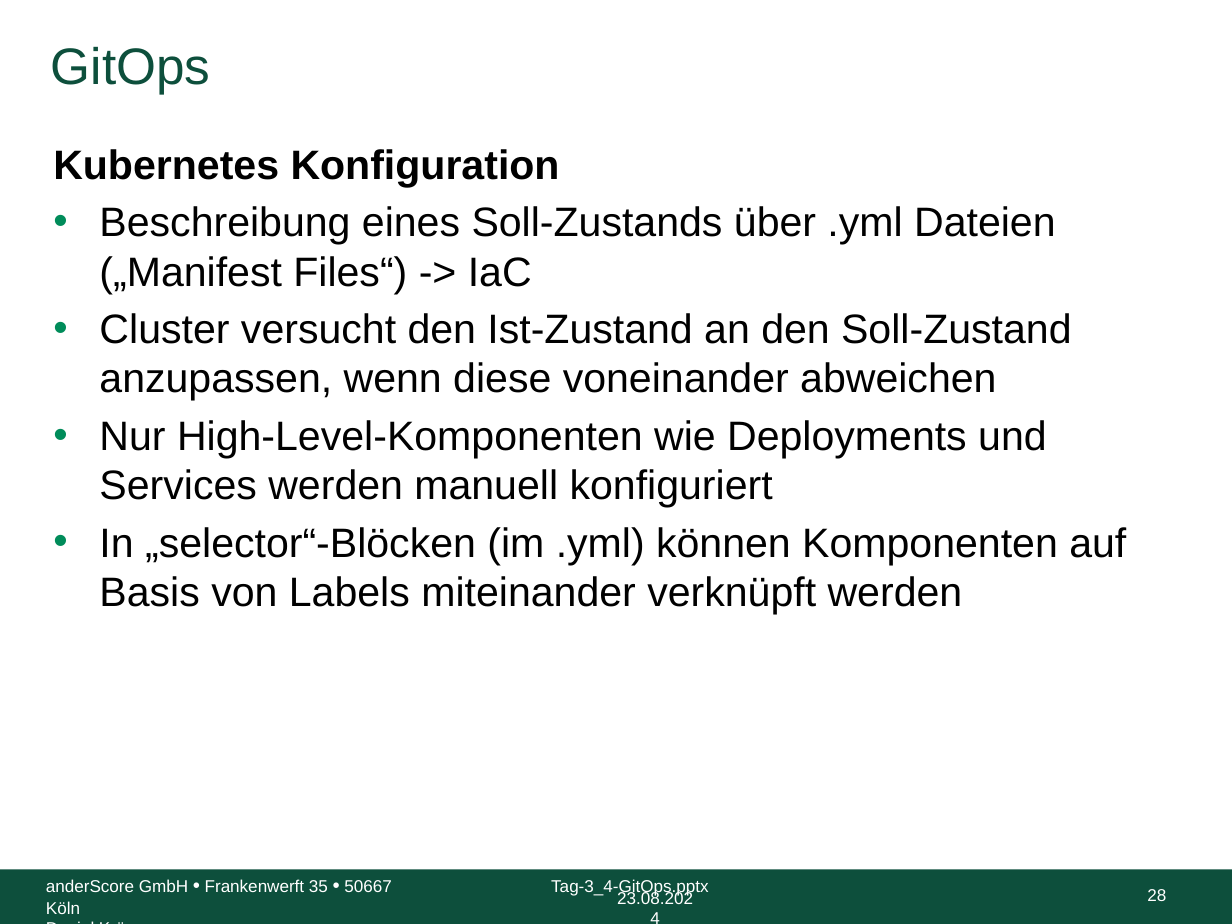
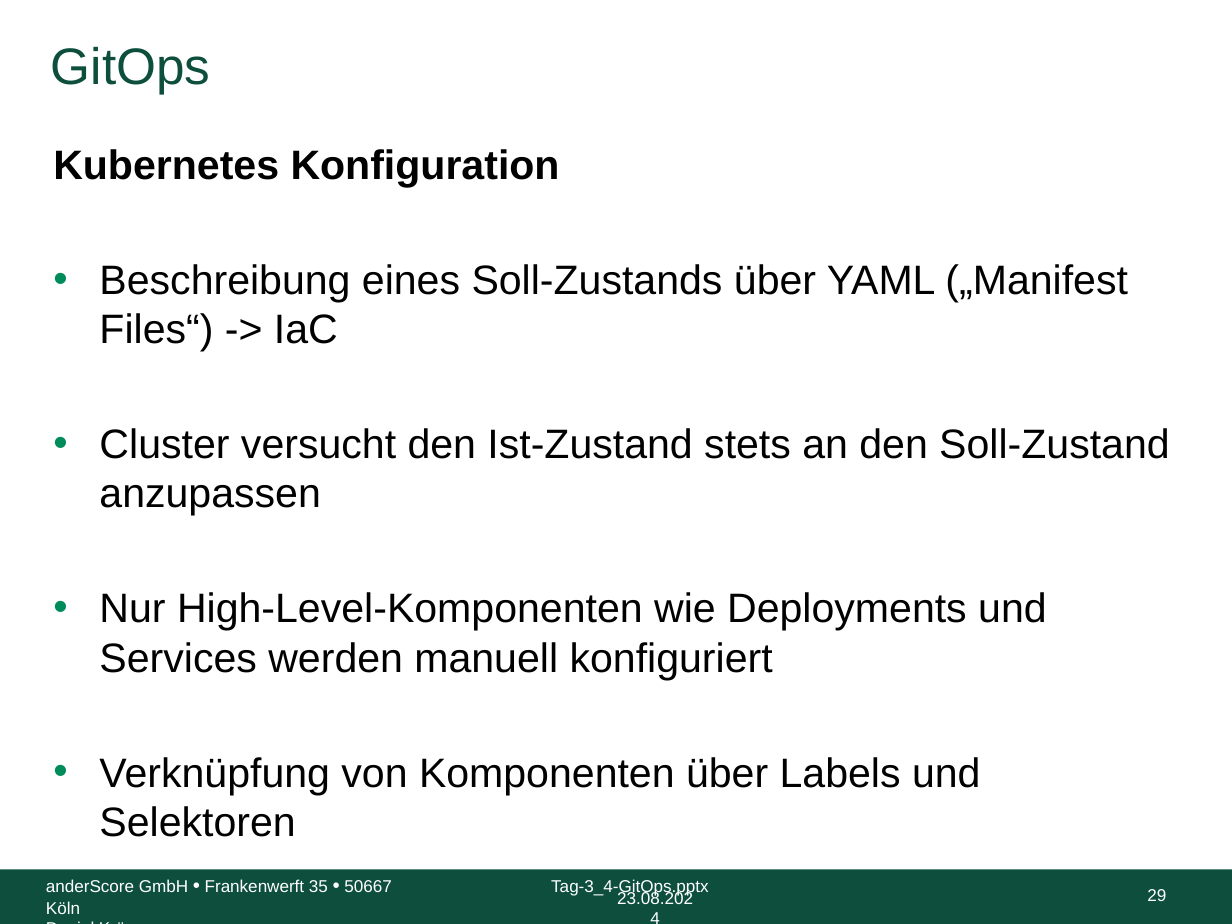
Before and after one commit to anderscore-gmbh/gitlab, a slide deck: slide 29 of slides/Tag-3_4-GitOps.pptx (slide 28 before the commit). Drawn at 1232x924 pixels with LibreOffice and Linux fonts; fonts in the diff are those of the drawing; background and template pictures are left out. Boxes give left, top, right and bottom in pixels: in the first picture for what was removed or moved away, otherwise in the second. Text is boxed around its words. In the diff, an @@ line names an element or a change of style, - is before the commit and + after.

```diff
--- a/slides/Tag-3_4-GitOps.pptx
+++ b/slides/Tag-3_4-GitOps.pptx
@@ text at bbox=[99, 264, 1169, 516]: text changed @@
-• Beschreibung eines Soll-Zustands über .yml Dateien („Manifest Files“) -> IaC
-• Cluster versucht den Ist-Zustand an den Soll-Zustand anzupassen, wenn diese voneinander abweichen
+• Beschreibung eines Soll-Zustands über YAML („Manifest Files“) -> IaC
+• Cluster versucht den Ist-Zustand stets an den Soll-Zustand anzupassen
@@ text at bbox=[99, 757, 981, 837]: text changed @@
-• In „selector“-Blöcken (im .yml) können Komponenten auf Basis von Labels miteinander verknüpft werden
+• Verknüpfung von Komponenten über Labels und Selektoren
@@ page number at bbox=[1147, 889, 1166, 901]: text changed @@
-28
+29
```
Also in this commit, not shown: 16 other slides changed, 1 slide added.
